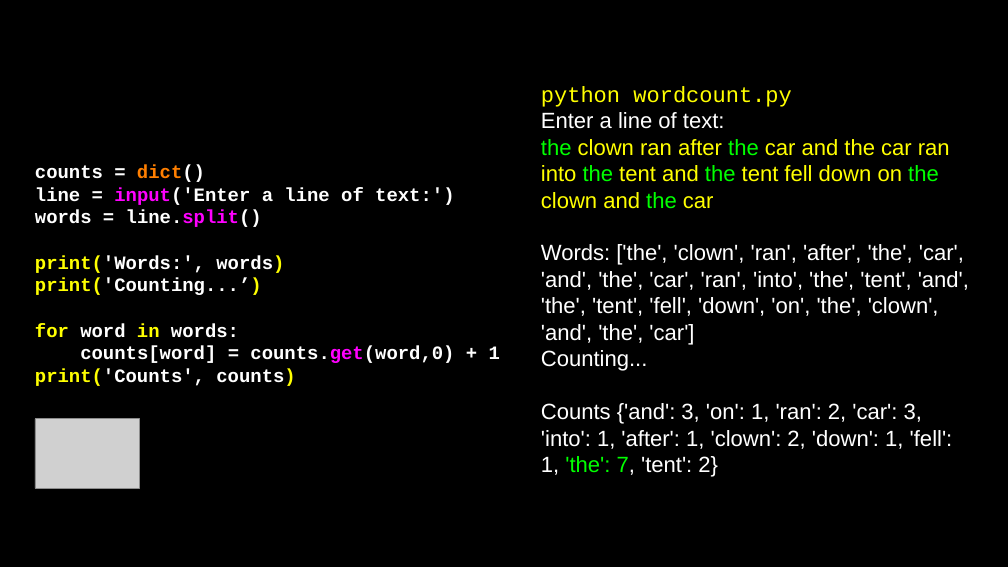
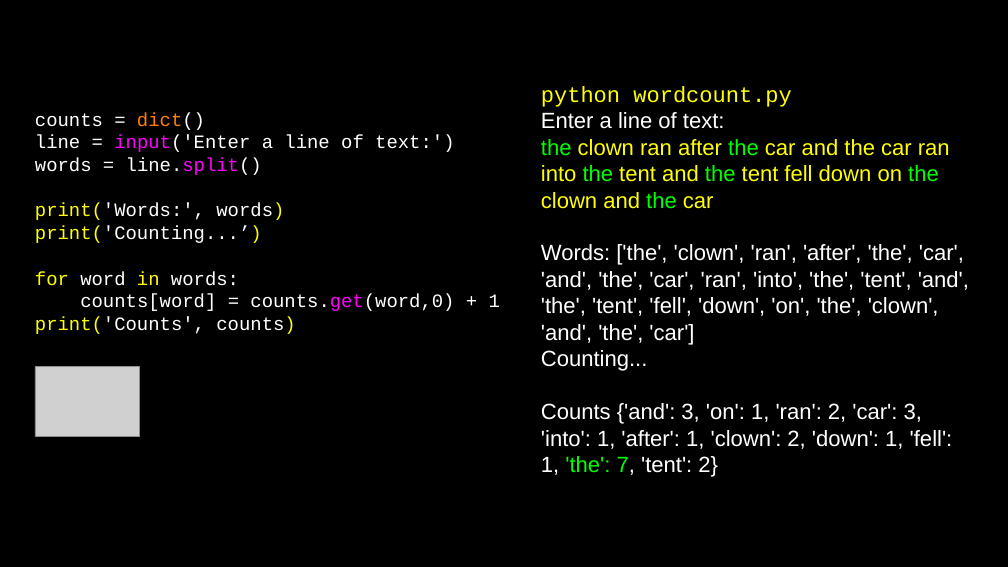
Before and after one commit to csev/py4e, a slide deck: slide 24 of lectures3/Pythonlearn-09-Dictionaries.pptx (slide 25 before the commit). Drawn at 1008x567 pixels with LibreOffice and Linux fonts; fonts in the diff are those of the drawing; grey boxes stand for pictures. Boxes give left, top, right and bottom in pixels: in the first picture for what was removed or moved away, otherwise in the second. Text is boxed around its words. In the diff, an @@ line names an element or a change of style, - is before the commit and + after.

```diff
--- a/lectures3/Pythonlearn-09-Dictionaries.pptx
+++ b/lectures3/Pythonlearn-09-Dictionaries.pptx
@@ text "counts = dict()": place and size @@
-text "counts = dict()" at bbox=[35, 165, 500, 386]
+text "counts = dict()" at bbox=[35, 113, 500, 334]
@@ text "counts = dict()" at bbox=[35, 113, 500, 334]: bold off @@
@@ picture: place and size @@
-picture at bbox=[35, 419, 140, 489]
+picture at bbox=[35, 367, 140, 437]
```
Also in this commit, not shown: 22 other slides changed, 1 slide removed, 1 other file.
